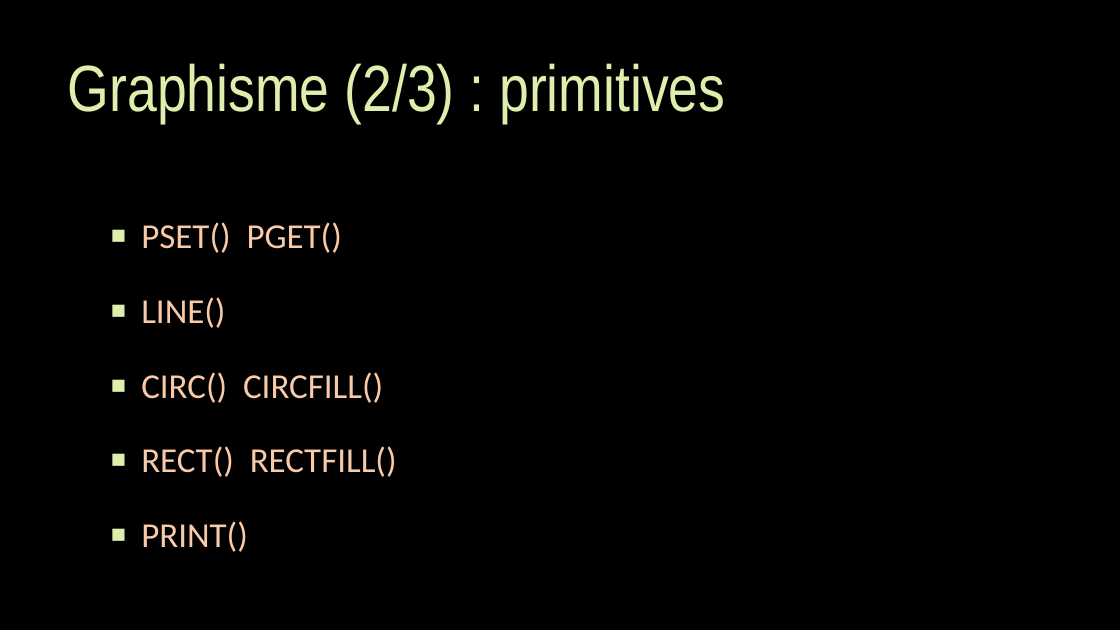
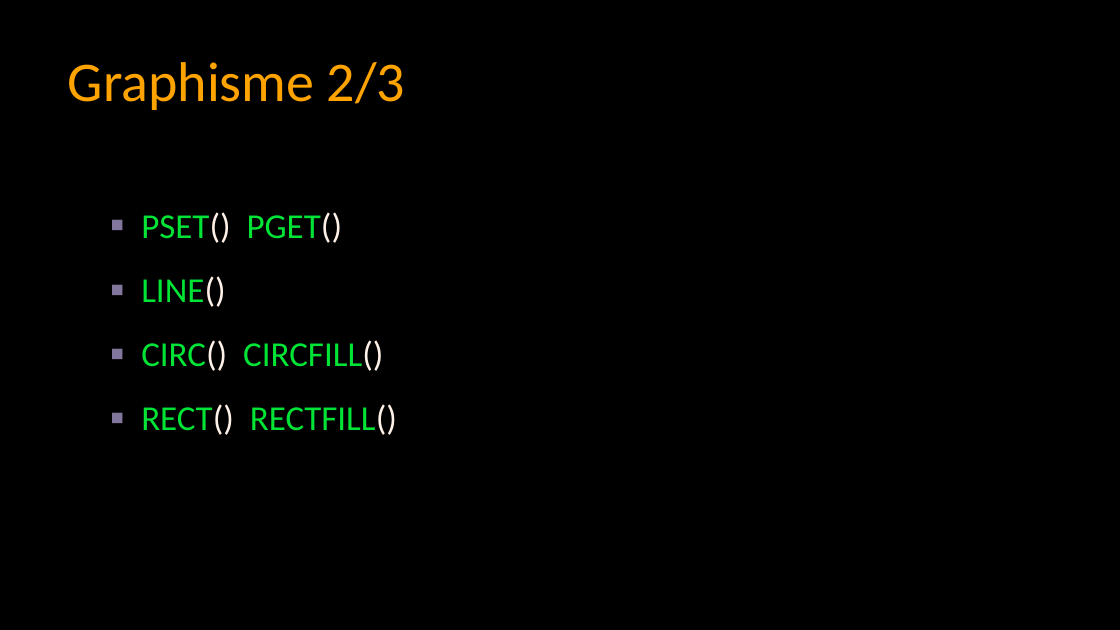
Before and after one commit to samhocevar/cookie-party-pico8-workshop, a slide deck: slide 22 of pico8-workshop.pptx (slide 4 before the commit). Drawn at 1120x630 pixels with LibreOffice and Linux fonts; fonts in the diff are those of the drawing; background and template pictures are left out. Boxes give left, top, right and bottom in pixels: in the first picture for what was removed or moved away, otherwise in the second. Text is boxed around its words. In the diff, an @@ line names an element or a change of style, - is before the commit and + after.

```diff
--- a/pico8-workshop.pptx
+++ b/pico8-workshop.pptx
@@ title at bbox=[68, 62, 405, 110]: text changed; size 56 to 48 pt; font Arial Narrow to Calibri; text colour #DEEEAD to #FFA300 @@
-Graphisme (2/3) : primitives
+Graphisme 2/3
@@ text "PSET() PGET()" at bbox=[141, 212, 397, 435]: text colour #F9CAA7 to #00E436, text colour #F9CAA7 to #FFF1E8 in "PSET() PGET()", "LINE()", "CIRC() CIRCFILL()", "RECT() RECTFILL()"; line spacing 1.5 to 1.25; bullet colour #DEEEAD to #83769C @@
@@ text at bbox=[141, 521, 248, 552]: paragraph removed @@
-▪ PRINT()
```
Also in this commit, not shown: 3 other slides changed, 22 slides added, 1 other file.
